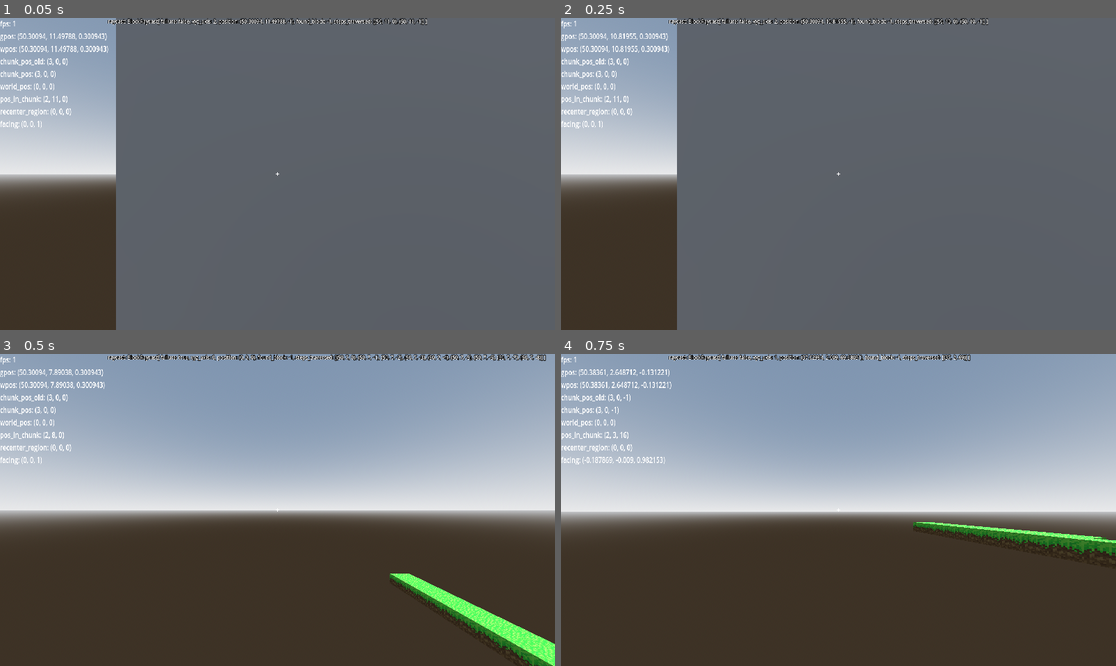
Above: before the commit, frames 1-4 (two rows, left to right).
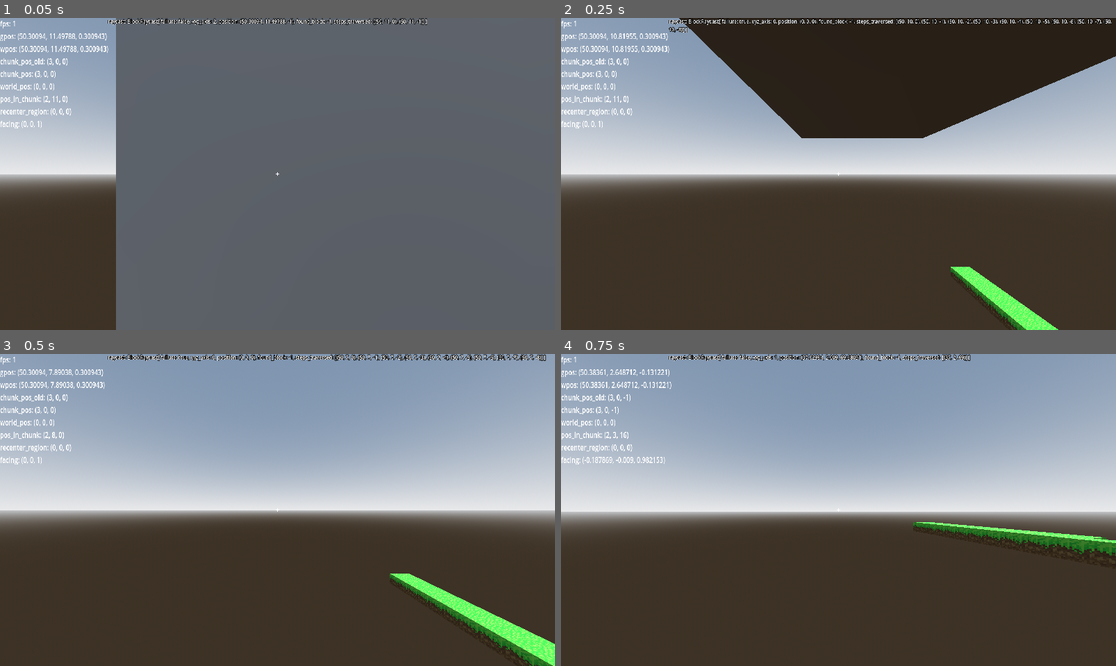
Above: after the commit, the same moments.

Repository: murumart/gd-blockgame
Game: Godot game, scene res://test/chunk_3d_test.tscn
Two runs of this game, one before a commit and one after it. Both use one fixed random seed, a clock stepped at 60 frames per second and the inputs below. The project has no main scene, so this scene is started directly.
Inputs (mouse positions are in pixels of both pictures, inside the frame that each line leads up to):
- Up to frame 1 (0.05 s): no input
- Up to frame 2 (0.25 s): no input
- Up to frame 3 (0.5 s): no input
- Up to frame 4 (0.75 s): tap Enter (ui_accept) at 0.5 s; move the mouse to (866, 510) at 0.52 s; hold W (move_forward) from 0.53 s (still down); hold 3 from 0.53 s (still down); click (866, 510) at 0.67 s

Frame 1 is identical in both runs. In frame 2, 78% of the frame differs, in the area x 19-100%, y 0-100%; in frame 3, nothing differs; in frame 4, nothing differs.

Commit message:
Warning fix

Diff:
--- a/test/chunk_3d_test.tscn
+++ b/test/chunk_3d_test.tscn
@@ -191,7 +191,7 @@
 
 [node name="ChunkLoader" type="Node3D" parent="Player"]
 script = ExtResource("2_0dstt")
-load_distance = 18
+load_distance = 8
 
 [node name="MeshInstance3D" type="MeshInstance3D" parent="Player/ChunkLoader"]
 transform = Transform3D(1, 0, 0, 0, 1, 0, 0, 0, 1, 0, 7, 0)
--- a/test/debug_ui.gd
+++ b/test/debug_ui.gd
@@ -17,10 +17,6 @@
 	var wpos := camera.global_position + world.world_position
 	var chunk_pos_old := World.world_pos_to_chunk_pos(camera.global_position)
 	var chunk_pos := World.world_pos_to_chunk_pos(camera.global_position + world.world_position)
-	var facing := Vector3(
-			rad_to_deg(camera.global_basis.z.x),
-			rad_to_deg(camera.global_basis.z.y),
-			rad_to_deg(camera.global_basis.z.z))
 	return (
 			"fps: " + str(Engine.get_frames_per_second())
 			+ "\ngpos: " + str(camera.global_position)
--- a/world/blocks/collision/block_raycast.gd
+++ b/world/blocks/collision/block_raycast.gd
@@ -18,9 +18,9 @@
 	var signy := signf(vec.y)
 	var signz := signf(vec.z)
 	return Vector3(
-			signx if signx != 0 else 1,
-			signy if signy != 0 else 1,
-			signz if signz != 0 else 1,
+			signx if signx != 0.0 else 1.0,
+			signy if signy != 0.0 else 1.0,
+			signz if signz != 0.0 else 1.0,
 	)
 
 
--- a/world/chunks/chunk_mesh/chunk_mesh_thread.gd
+++ b/world/chunks/chunk_mesh/chunk_mesh_thread.gd
@@ -51,7 +51,7 @@
 		chunk_data: ChunkData,
 		world: World,
 		global_position: Vector3) -> void:
-	var time := Time.get_ticks_msec()
+#	var time := Time.get_ticks_msec()
 
 	if chunk_data.block_data.size() == ChunkData.BYTES_PER_BLOCK:
 		return
--- a/world/generation/world_generator.gd
+++ b/world/generation/world_generator.gd
@@ -65,7 +65,7 @@
 		set_deferred("active", false)
 
 
-func _process(delta: float) -> void:
+func _process(_delta: float) -> void:
 	_process_chunks()
 
 
@@ -101,7 +101,7 @@
 
 
 func get_chunk_poses_to_load_sorted() -> PackedVector3Array:
-	var time := Time.get_ticks_msec()
+	#var time := Time.get_ticks_msec()
 	var toreturn: Array[Vector3] = _get_chunk_poses_to_load()
 	var chunk_pos: Vector3
 	for loader in _world.chunk_loaders:
--- a/world/player/player_movement.gd
+++ b/world/player/player_movement.gd
@@ -84,8 +84,6 @@
 	var gravity := get_gravity()
 	var input := Input.get_vector("move_left", "move_right", "move_forward", "move_backward")
 	var target_velo := Vector3()
-	var forward := camera.global_basis.z
-	var right := camera.global_basis.x
 	var current_speed := SPEED
 	target_velo += camera.global_basis.x * input.x
 	target_velo += camera.global_basis.z * input.y
--- a/world/world.gd
+++ b/world/world.gd
@@ -131,5 +131,5 @@
 	return true
 
 
-static func world_pos_to_chunk_pos(world_position: Vector3) -> Vector3:
-	return (world_position / Vector3(Chunk.SIZE)).floor()
+static func world_pos_to_chunk_pos(world_pos: Vector3) -> Vector3:
+	return (world_pos / Vector3(Chunk.SIZE)).floor()
